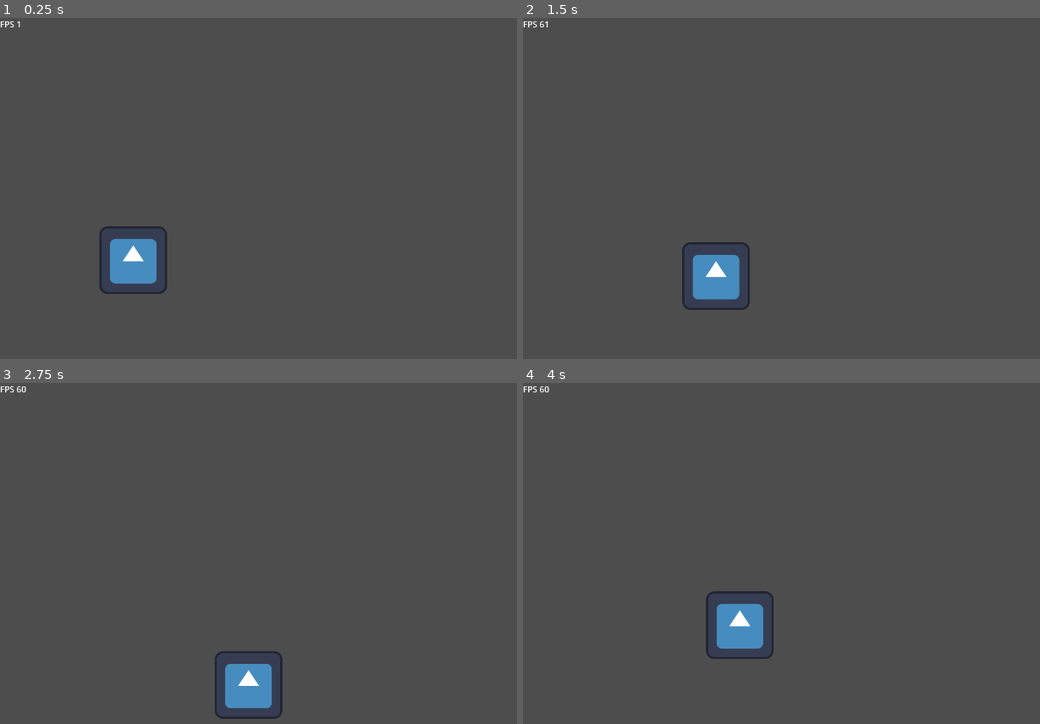
Above: before the commit, frames 1-4 (two rows, left to right).
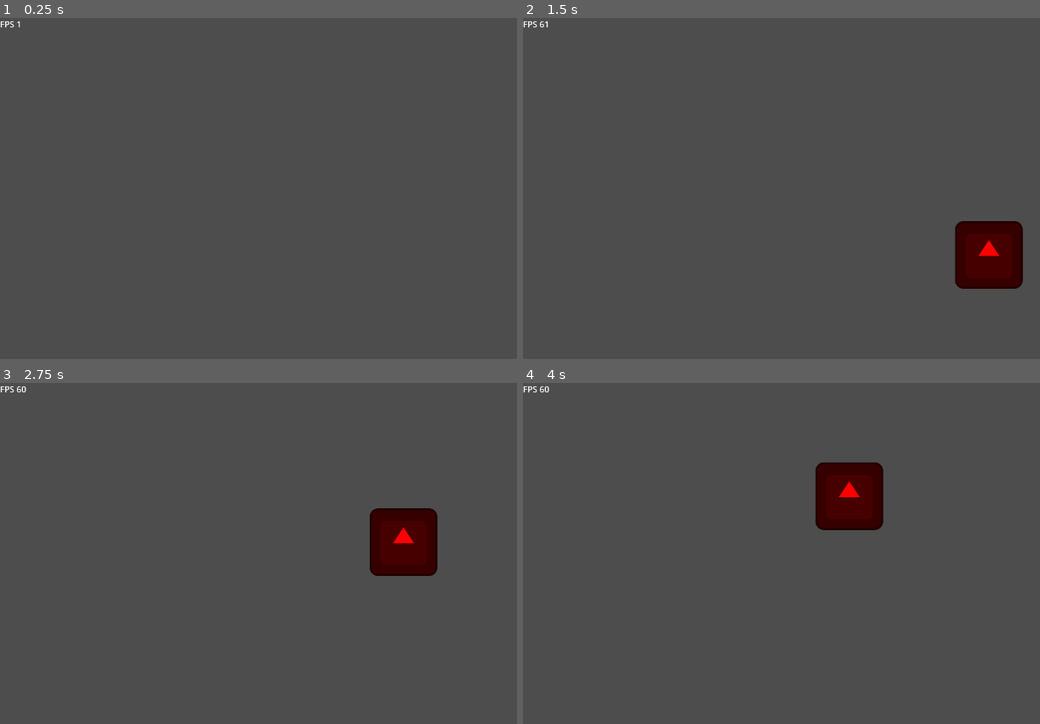
Above: after the commit, the same moments.

Repository: Snayff/nqp3
Game: Godot game, scene res://scenes/stages/commander_test/comander_test.tscn
Same seed, same stepped clock (60 frames per second), same inputs: the game is played once before the commit and once after it. This scene is started directly instead of the project's main scene.
Inputs:
- Up to frame 1 (0.25 s): no input
- Up to frame 2 (1.5 s): tap Enter at 0.5 s; hold D (move_right) 0.53-1.28 s; hold S (move_down) from 1.28 s (still down)
- Up to frame 3 (2.75 s): release S (move_down) at 2.03 s; hold D (move_right) from 2.03 s (still down)
- Up to frame 4 (4 s): release D (move_right) at 2.78 s; hold W (move_up) 2.78-3.53 s; hold A (move_left) from 3.53 s (still down)

The runs differ from the first frame. In frame 1, 1.5% of the frame differs, in the area x 19-33%, y 61-81%; in frame 2, 4.1%, in the area x 30-97%, y 59-86%; in frame 3, 4.1%; in frame 4, 4.1%.
Error before the commit: Parse Error: Too few arguments for "add_state()" call. Expected at least 2 but received 1. (res://scripts/components/state_machine.gd:22)
Error after the commit: Invalid call. Nonexistent function 'update_state' in base 'Nil'. (res://scenes/entities/actor/actor.gd:153)

Commit message:
Finish refactor on Actor's StateMachine (#37)
* fix error messages on editor

* disable player actor temporarily

* move states logic from actor to respective states

* prevent health_depleted signal emitting multiple times

* fix runtime error about target_finder signal connection

Diff:
--- a/scenes/components/target_finder/target_finder.gd
+++ b/scenes/components/target_finder/target_finder.gd
@@ -42,4 +42,4 @@
 	# set timer to revert to previous visibility
 	if duration != 0:
 		visibility_timer.start(duration)
-		visibility_timer.timeout.connect(set_visibility, original_state)
+		visibility_timer.timeout.connect(set_visibility.bind(original_state), CONNECT_ONE_SHOT)
--- a/scenes/entities/actor/actor.gd
+++ b/scenes/entities/actor/actor.gd
@@ -48,7 +48,7 @@
 ## active status effects
 var status_effects : ActorStatusEffects
 ## state machine that controls current state
-var state : StateMachine
+var state_machine : StateMachine
 
 ######### FUNCTIONAL ATTRIBUTES ###############
 
@@ -142,120 +142,15 @@
 
 	actions.attacked.connect(_on_attack)
 
-	_cast_timer.timeout.connect(_on_cast_completed)
-
 	# link component signals
 	status_effects.stat_modifier_added.connect(stats.add_modifier)
 	status_effects.stat_modifier_removed.connect(stats.remove_modifier)
 
-	# connect to node signals
-	animated_sprite.animation_finished.connect(_on_animation_completed)
-	animated_sprite.animation_looped.connect(_on_animation_completed)
-
 ########## MAIN LOOP ##########
 
 func _physics_process(delta) -> void:
-
 	if is_in_group("alive"):
-		update_state()
-		process_current_state()
-
-########## STATE #############
-
-## update the current state
-func update_state() -> void:
-	# dont change state if dead
-	if _state == Constants.ActorState.DEAD:
-		return
-
-	## if we have no attack primed then get one
-	if attack_to_cast == null:
-		attack_to_cast = actions.get_random_attack()
-
-		# get new target
-		if attack_to_cast != null:
-			_attempt_target_refresh(attack_to_cast.target_type, attack_to_cast.target_preferences)
-		else:
-			_attempt_target_refresh()
-
-	# has no target, go idle
-	if _target == null:
-		if _state != Constants.ActorState.MOVING:
-			change_state(Constants.ActorState.IDLING)
-		return
-
-	# we have target, but do we have an attack
-	if attack_to_cast == null:
-		if _state != Constants.ActorState.MOVING:
-			change_state(Constants.ActorState.IDLING)
-		return
-
-	# we have target and attack so cast if in range, else move closer
-	_navigation_agent.target_position = _target.global_position
-	var in_attack_range : bool = _navigation_agent.distance_to_target() <= attack_to_cast.range
-	if in_attack_range and has_ready_attack:
-		# set target pos to current pos to stop moving
-		_navigation_agent.target_position = global_position
-
-		# if not yet attacking or casting, cast
-		if _state != Constants.ActorState.ATTACKING and _state != Constants.ActorState.CASTING:
-			change_state(Constants.ActorState.CASTING)  #  attack is triggered after cast
-
-	# has target but not in range, move towards target
-	elif not in_attack_range and has_ready_attack:
-		if _state != Constants.ActorState.MOVING:
-			change_state(Constants.ActorState.MOVING)
-
-	else:
-		change_state(Constants.ActorState.IDLING)
-
-
-## change to new state, trigger transition action
-## actions will trigger after animation
-func change_state(new_state: Constants.ActorState) -> void:
-	_previous_state = _state
-	_state = new_state
-
-	match _state:
-		Constants.ActorState.IDLING:
-			animated_sprite.play("idle")
-
-		Constants.ActorState.CASTING:
-			animated_sprite.play("cast")
-
-			# trigger cast timer
-			_cast_timer.start(attack_to_cast.cast_time)
-
-		Constants.ActorState.ATTACKING:
-			animated_sprite.play("attack")
-
-		Constants.ActorState.MOVING:
-			animated_sprite.play("walk")
-
-		Constants.ActorState.DEAD:
-			animated_sprite.play("death")
-
-	# print(debug_name + " currently playing " + animated_sprite.animation + " animation.")
-
-
-## process the current state, e.g. moving if in MOVING
-func process_current_state() -> void:
-	match _state:
-		Constants.ActorState.IDLING:
-			pass
-
-		Constants.ActorState.CASTING:
-			pass
-
-		Constants.ActorState.ATTACKING:
-			pass
-
-		Constants.ActorState.MOVING:
-			move_towards_target()
-			_refresh_facing()
-
-		Constants.ActorState.DEAD:
-			pass
+		state_machine.update_state()
 
 ######### ACTIONS ############
 
@@ -326,29 +221,6 @@
 
 ############ REACTIONS ###########
 
-## act out result of animations completion
-func _on_animation_completed() -> void:
-	match _state:
-		Constants.ActorState.IDLING:
-			# just keep idling
-			pass
-
-		Constants.ActorState.CASTING:
-			# casting will time out and move to next state
-			pass
-
-		Constants.ActorState.ATTACKING:
-			attack()
-
-		Constants.ActorState.MOVING:
-			# walking not dependant on anim completion
-			pass
-
-		Constants.ActorState.DEAD:
-			# FIXME: we're never hitting this. dont seem to ever enter death anim
-			die()
-
-
 ## on health <= 0; trigger death
 ##
 ## signal emitted by stats
@@ -356,7 +228,7 @@
 	# immediately remove targetable, dont wait for animation to finish
 	is_active = false
 	is_targetable = false
-	change_state(Constants.ActorState.DEAD)
+	state_machine.change_state(Constants.ActorState.DEAD)
 
 
 func _on_hit_received(attacker: Actor) -> void:
@@ -382,10 +254,6 @@
 	var exhaustion = Exhaustion.new(self)
 	status_effects.add_status_effect(exhaustion)
 
-
-# on _cast_timer reaching 0; transition to attack
-func _on_cast_completed() -> void:
-	change_state(Constants.ActorState.ATTACKING)
 
 ########### REFRESHES #############
 
@@ -434,7 +302,7 @@
 	if velocity.x < 0:
 		self._facing = Constants.Direction.LEFT
 		animated_sprite.flip_h = true
-	else:
+	elif velocity.x > 0:
 		self._facing = Constants.Direction.RIGHT
 		animated_sprite.flip_h = false
 
--- a/scenes/entities/actor/player_actor.gd
+++ b/scenes/entities/actor/player_actor.gd
@@ -3,51 +3,51 @@
 var _move_direction := Vector2.ZERO
 
 
-func actor_setup() -> void:
-	super()
-	change_state(Constants.ActorState.IDLING)
+#func actor_setup() -> void:
+#	super()
+#	change_state(Constants.ActorState.IDLING)
 
 ########## STATE #############
 
 ## update the current state
-func update_state() -> void:
-	# dont change state if dead
-	if _state == Constants.ActorState.DEAD:
-		return
-
-	if _state == Constants.ActorState.IDLING or _state == Constants.ActorState.MOVING:
-		_move_direction = Input.get_vector("move_left", "move_right", "move_up", "move_down")
-
-	if _move_direction != Vector2.ZERO and _state == Constants.ActorState.IDLING:
-		change_state(Constants.ActorState.MOVING)
-	elif velocity == Vector2.ZERO and _state == Constants.ActorState.MOVING:
-		change_state(Constants.ActorState.IDLING)
-
-
-## process the current state, e.g. moving if in MOVING
-func process_current_state() -> void:
-	match _state:
-		Constants.ActorState.IDLING:
-#			refresh_target()  # TODO: this will be too resource heavy. User timer to force refreshes.
-			pass
-
-		Constants.ActorState.CASTING:
-			pass
-
-		Constants.ActorState.ATTACKING:
-			pass
-
-		Constants.ActorState.MOVING:
-			_move()
-			_refresh_facing()
-
-		Constants.ActorState.DEAD:
-			pass
-
-
-func _move() -> void:
-	if _move_direction != Vector2.ZERO:
-		velocity = _move_direction * stats.move_speed
-	else:
-		velocity = velocity.move_toward(Vector2.ZERO, stats.move_speed)
-	move_and_slide()
+#func update_state() -> void:
+#	# dont change state if dead
+#	if _state == Constants.ActorState.DEAD:
+#		return
+#
+#	if _state == Constants.ActorState.IDLING or _state == Constants.ActorState.MOVING:
+#		_move_direction = Input.get_vector("move_left", "move_right", "move_up", "move_down")
+#
+#	if _move_direction != Vector2.ZERO and _state == Constants.ActorState.IDLING:
+#		change_state(Constants.ActorState.MOVING)
+#	elif velocity == Vector2.ZERO and _state == Constants.ActorState.MOVING:
+#		change_state(Constants.ActorState.IDLING)
+#
+#
+### process the current state, e.g. moving if in MOVING
+#func process_current_state() -> void:
+#	match _state:
+#		Constants.ActorState.IDLING:
+##			refresh_target()  # TODO: this will be too resource heavy. User timer to force refreshes.
+#			pass
+#
+#		Constants.ActorState.CASTING:
+#			pass
+#
+#		Constants.ActorState.ATTACKING:
+#			pass
+#
+#		Constants.ActorState.MOVING:
+#			_move()
+#			_refresh_facing()
+#
+#		Constants.ActorState.DEAD:
+#			pass
+#
+#
+#func _move() -> void:
+#	if _move_direction != Vector2.ZERO:
+#		velocity = _move_direction * stats.move_speed
+#	else:
+#		velocity = velocity.move_toward(Vector2.ZERO, stats.move_speed)
+#	move_and_slide()
--- a/script_templates/BaseState/state.gd
+++ b/script_templates/BaseState/state.gd
@@ -10,7 +10,7 @@
 
 
 
-func _physics_process(delta: float) -> void:
+func physics_process(delta: float) -> void:
 	pass
 
 
--- a/scripts/components/actor_stats.gd
+++ b/scripts/components/actor_stats.gd
@@ -41,11 +41,12 @@
 	set(value):
 		var previous_health := health
 		health = clamp(value, 0, max_health)
-		emit_signal("health_changed", previous_health, health)
+		if previous_health != health:
+			emit_signal("health_changed", previous_health, health)
 
-		# inform of death
-		if health == 0:
-			emit_signal("health_depleted")
+			# inform of death
+			if health == 0:
+				emit_signal("health_depleted")
 @export var max_stamina : int
 @export var stamina : int:
 	set(value):
--- a/scripts/components/state_machine.gd
+++ b/scripts/components/state_machine.gd
@@ -6,26 +6,25 @@
 var uid : int
 var current_state : BaseState:  ## can return null if no current state
 	get:
-		if _current_state_name:
-			if _current_state_name in _states:
-				return _states[_current_state_name]
+		if _current_state_name in _states:
+			return _states[_current_state_name]
 		return null
 	set(_value):
-		print("Tried to set current state manually. Not allowed.")
-var _current_state_name : Constants.ActorState
+		push_error("Tried to set current state manually. Not allowed.")
+var _current_state_name := Constants.ActorState.IDLING
 var _states : Dictionary = {}   ## {Constants.ActorState, BaseState}
 
-func _init(states: Array[Constants.ActorState]) -> void:
+
+func _init(actor: Actor, states: Array[Constants.ActorState]) -> void:
 	uid = Utility.generate_id()
 
 	for state_name in states:
-		var _state = Factory.add_state(state_name)
+		var _state = Factory.add_state(actor, state_name)
 		add_child(_state)
 		_states[state_name] = _state
 
-		# if we dont have a current state, use this one
-		if not _current_state_name:
-			_current_state_name = state_name
+	if not _current_state_name in states:
+		_current_state_name = states[0]
 
 func change_state(state_name: Constants.ActorState) -> void:
 	if state_name in _states:
@@ -38,7 +37,7 @@
 
 
 func _physics_process(delta: float) -> void:
-	current_state._physics_process(delta)
+	current_state.physics_process(delta)
 
 
 func update_state() -> void:
--- a/scripts/globals/factory.gd
+++ b/scripts/globals/factory.gd
@@ -65,9 +65,9 @@
 	instance.status_effects.set_name("StatusEffects")
 	instance.add_child(instance.status_effects)
 
-	instance.state = _create_actor_state_machine()
-	instance.state.set_name("StateMachine")
-	instance.add_child(instance.state)
+	instance.state_machine = _create_actor_state_machine(instance)
+	instance.state_machine.set_name("StateMachine")
+	instance.add_child(instance.state_machine)
 
 	instance = _add_actor_actions(instance, unit_data)
 
@@ -217,7 +217,7 @@
 	return cast_timer
 
 
-func _create_actor_state_machine() -> StateMachine:
+func _create_actor_state_machine(actor: Actor) -> StateMachine:
 	var states : Array[Constants.ActorState] = [
 		Constants.ActorState.IDLING,
 		Constants.ActorState.CASTING,
@@ -226,7 +226,7 @@
 		Constants.ActorState.DEAD,
 	]
 
-	var state_machine : StateMachine = StateMachine.new(states)
+	var state_machine : StateMachine = StateMachine.new(actor, states)
 
 	return state_machine
 
@@ -362,7 +362,9 @@
 func add_state(creator: Actor, state: Constants.ActorState) -> BaseState:
 	# assumes constant name matches state scripts name
 	var state_name : String = Constants.ActorState.keys()[state]
-	var path : String = Constants.PATH_STATES + "actor/" + state_name + ".gd"
+	var path : String = Constants.PATH_STATES\
+			.path_join("actor")\
+			.path_join("%s.gd"%[state_name.to_lower()])
 	var state_: BaseState = load(path).new(creator)
 	state_.set_name(state_name.to_pascal_case())
 	return state_
--- a/scripts/states/actor/attacking.gd
+++ b/scripts/states/actor/attacking.gd
@@ -3,19 +3,32 @@
 
 ## actions on entering state
 func enter_state() -> void:
-	pass
+	if _creator._target == null:
+		_creator.state_machine.change_state(Constants.ActorState.IDLING)
+		return
 
+	_creator.animated_sprite.animation_looped.connect(_on_animated_sprite_animation_looped)
+	_creator.animated_sprite.play("attack")
 
-
-func _physics_process(delta: float) -> void:
+func physics_process(delta: float) -> void:
 	pass
 
 
 ## take action based on current state
 func update_state() -> void:
-	pass
+	if _creator._target == null:
+		_creator.state_machine.change_state(Constants.ActorState.IDLING)
 
 
 ## actions on exiting state
 func exit_state() -> void:
-	pass
+	_creator.animated_sprite.animation_looped.disconnect(_on_animated_sprite_animation_looped)
+
+
+func _on_animated_sprite_animation_looped() -> void:
+	if _creator._target == null:
+		_creator.state_machine.change_state(Constants.ActorState.IDLING)
+		return
+
+	_creator.attack()
+	_creator.state_machine.change_state(Constants.ActorState.IDLING)
--- a/scripts/states/actor/casting.gd
+++ b/scripts/states/actor/casting.gd
@@ -3,19 +3,28 @@
 
 ## actions on entering state
 func enter_state() -> void:
-	pass
+	_creator.animated_sprite.play("cast")
+	_creator._cast_timer.start(_creator.attack_to_cast.cast_time)
+	_creator._cast_timer.timeout.connect(_on_cast_timer_timeout)
 
 
-
-func _physics_process(delta: float) -> void:
+func physics_process(delta: float) -> void:
 	pass
 
 
 ## take action based on current state
 func update_state() -> void:
-	pass
+	if _creator._target == null:
+		_creator.state_machine.change_state(Constants.ActorState.IDLING)
 
 
 ## actions on exiting state
 func exit_state() -> void:
-	pass
+	_creator._cast_timer.timeout.disconnect(_on_cast_timer_timeout)
+
+
+func _on_cast_timer_timeout() -> void:
+	if _creator._target != null and _creator.has_ready_attack:
+		_creator.state_machine.change_state(Constants.ActorState.ATTACKING)
+	else:
+		_creator.state_machine.change_state(Constants.ActorState.IDLING)
--- a/scripts/states/actor/dead.gd
+++ b/scripts/states/actor/dead.gd
@@ -3,11 +3,14 @@
 
 ## actions on entering state
 func enter_state() -> void:
-	pass
+	if not _creator.animated_sprite.animation_looped.is_connected(
+			_on_animated_sprite_animation_looped
+	):
+		_creator.animated_sprite.animation_looped.connect(_on_animated_sprite_animation_looped)
+	_creator.animated_sprite.play("death")
 
 
-
-func _physics_process(delta: float) -> void:
+func physics_process(delta: float) -> void:
 	pass
 
 
@@ -19,3 +22,7 @@
 ## actions on exiting state
 func exit_state() -> void:
 	pass
+
+
+func _on_animated_sprite_animation_looped() -> void:
+	_creator.die()
--- a/scripts/states/actor/idling.gd
+++ b/scripts/states/actor/idling.gd
@@ -1,19 +1,46 @@
 extends BaseState
+
 
 
 ## actions on entering state
 func enter_state() -> void:
-	pass
+	_creator.animated_sprite.play("idle")
 
 
 
-func _physics_process(delta: float) -> void:
+func physics_process(delta: float) -> void:
 	pass
 
 
 ## take action based on current state
 func update_state() -> void:
-	pass
+	if _creator.attack_to_cast == null:
+		_creator.attack_to_cast = _creator.actions.get_random_attack()
+
+		# get new target
+		if _creator.attack_to_cast != null:
+			_creator._attempt_target_refresh(
+					_creator.attack_to_cast.target_type,
+					_creator.attack_to_cast.target_preferences
+			)
+		else:
+			_creator._attempt_target_refresh()
+
+	# has no target, go idle
+	if _creator._target == null or _creator.attack_to_cast == null:
+		return
+
+	_creator._navigation_agent.target_position = _creator._target.global_position
+	var in_attack_range : bool = \
+			_creator._navigation_agent.distance_to_target() <= _creator.attack_to_cast.range
+
+	# we have target and attack so cast if in range, else move closer
+	if in_attack_range and _creator.has_ready_attack:
+		# set target pos to current pos to stop moving
+		_creator._navigation_agent.target_position = _creator.global_position
+		_creator.state_machine.change_state(Constants.ActorState.CASTING)
+	elif not in_attack_range and _creator.has_ready_attack:
+		_creator.state_machine.change_state(Constants.ActorState.MOVING)
 
 
 ## actions on exiting state
--- a/scripts/states/actor/moving.gd
+++ b/scripts/states/actor/moving.gd
@@ -3,17 +3,28 @@
 
 ## actions on entering state
 func enter_state() -> void:
-	pass
+	_creator.animated_sprite.play("walk")
 
 
 
-func _physics_process(delta: float) -> void:
-	pass
+func physics_process(delta: float) -> void:
+	_creator.move_towards_target()
+	_creator._refresh_facing()
 
 
 ## take action based on current state
 func update_state() -> void:
-	pass
+	if _creator._target == null or _creator.attack_to_cast == null:
+		_creator.state_machine.change_state(Constants.ActorState.IDLING)
+		return
+
+	_creator._navigation_agent.target_position = _creator._target.global_position
+	var in_attack_range : bool = \
+			_creator._navigation_agent.distance_to_target() <= _creator.attack_to_cast.range
+	if in_attack_range and _creator.has_ready_attack:
+		# set target pos to current pos to stop moving
+		_creator._navigation_agent.target_position = _creator.global_position
+		_creator.state_machine.change_state(Constants.ActorState.CASTING)
 
 
 ## actions on exiting state
--- a/scripts/states/base_state.gd
+++ b/scripts/states/base_state.gd
@@ -16,7 +16,7 @@
 
 
 ## @tag virtual function
-func _physics_process(delta: float) -> void:
+func physics_process(delta: float) -> void:
 	pass
 
 
